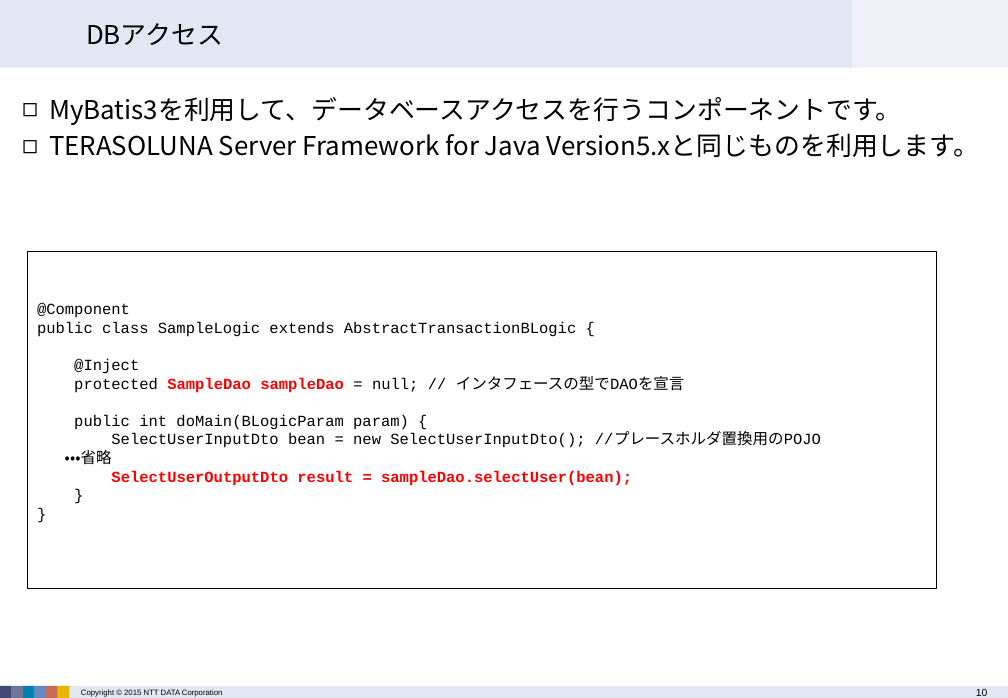
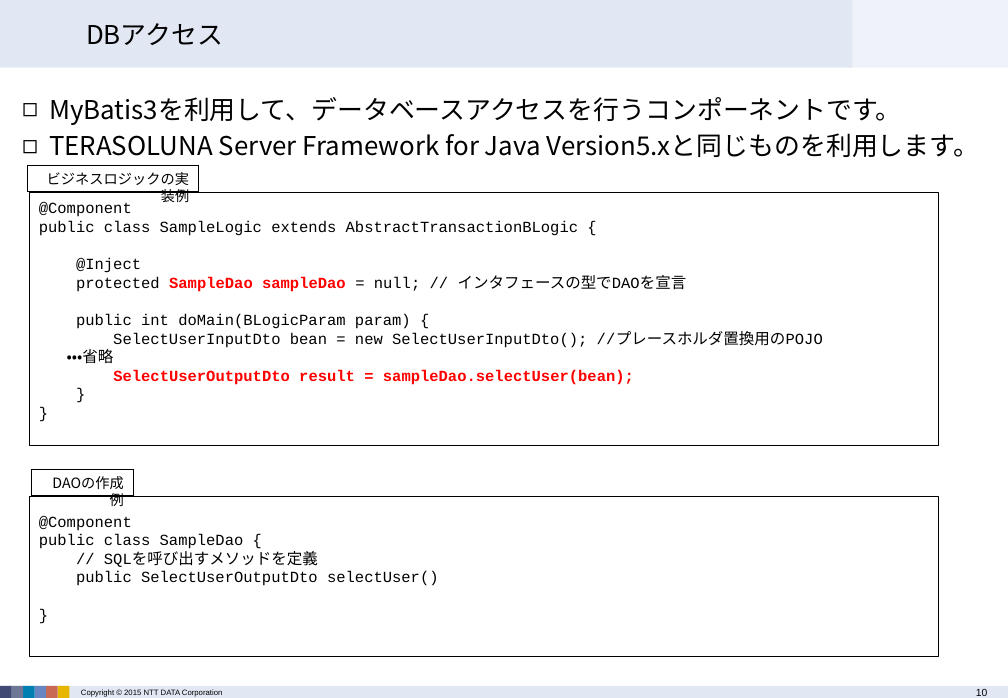
Before and after one commit to terasoluna-batch/terasoluna-doc, a slide deck: slide 10 of architecture/TERASOLUNA Batch Framework for Java Version 3.x 説明資料.pptx. Drawn at 1008x698 pixels with LibreOffice and Linux fonts; fonts in the diff are those of the drawing; background and template pictures are left out. Boxes give left, top, right and bottom in pixels: in the first picture for what was removed or moved away, otherwise in the second. Text is boxed around its words. In the diff, an @@ line names an element or a change of style, - is before the commit and + after.

```diff
--- a/architecture/TERASOLUNA Batch Framework for Java Version 3.x 説明資料.pptx
+++ b/architecture/TERASOLUNA Batch Framework for Java Version 3.x 説明資料.pptx
@@ rectangle added at box(28, 165, 199, 192), outline #000000 0.75 pt, 11 pt, text #000000 @@
+ビジネスロジックの実装例
@@ rectangle "@Component": place and size @@
-rectangle "@Component" at box(28, 251, 936, 588)
+rectangle "@Component" at box(30, 193, 938, 446)
@@ rectangle added at box(32, 469, 133, 496), outline #000000 0.75 pt, 11 pt, text #000000 @@
+DAOの作成例
@@ rectangle added at box(30, 496, 938, 657), fill #FFFFFF, outline #000000 0.75 pt, 12 pt, text #000000 @@
+@Component
+public class SampleDao {
+// SQLを呼び出すメソッドを定義
+public SelectUserOutputDto selectUser()
+}
```
Also in this commit, not shown: 6 other slides changed, 1 other file.
